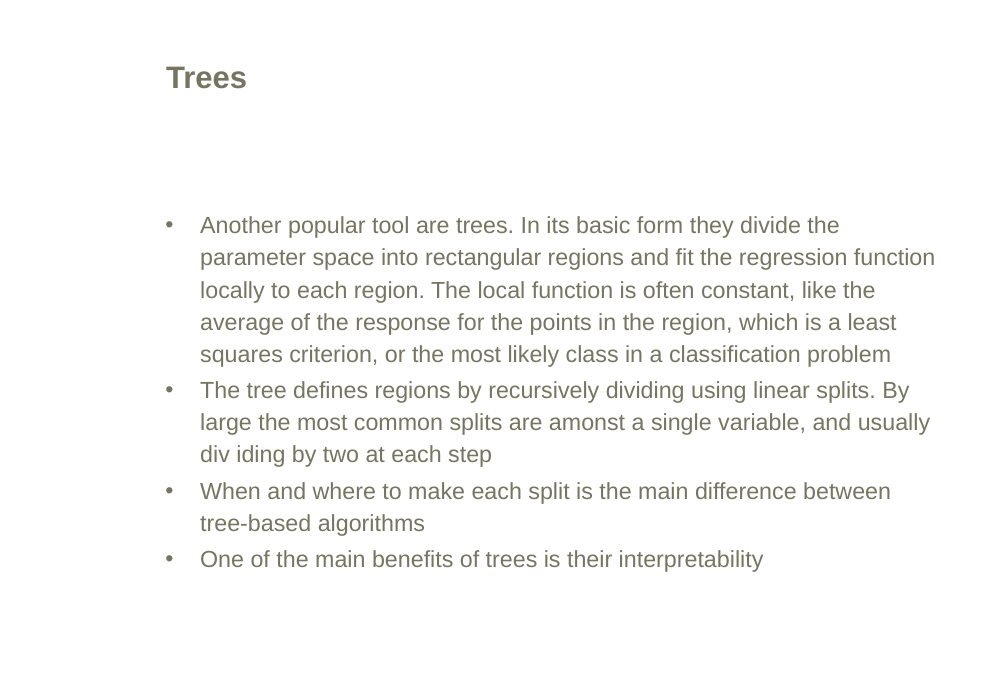
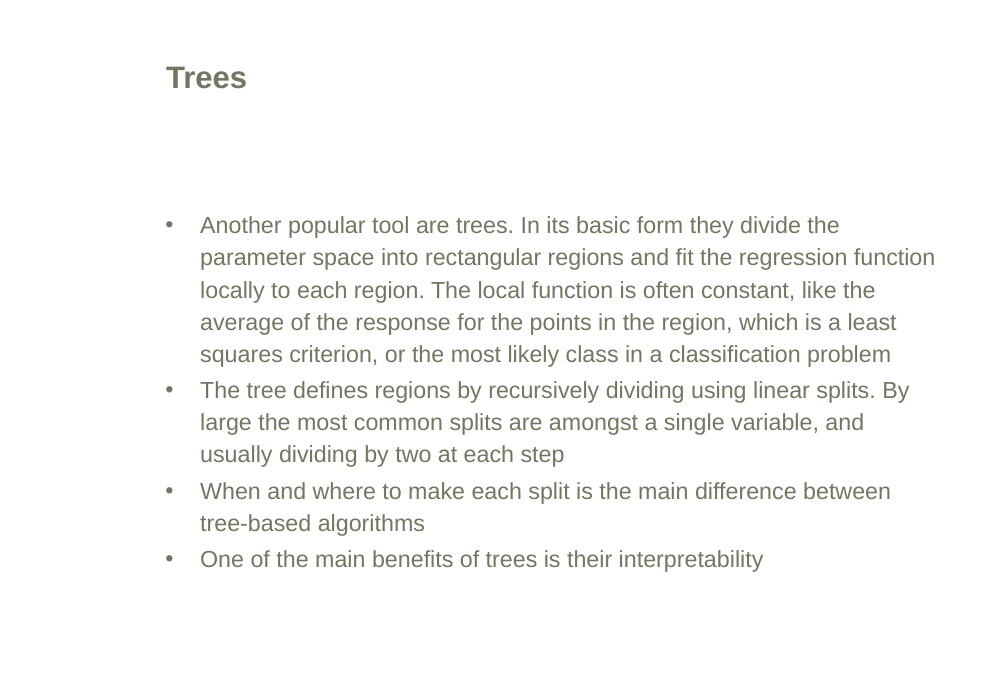
Before and after one commit to mikisvaz/DMPP, a slide deck: slide 31 of Classification/Classification.ppt. Drawn at 1008x698 pixels with LibreOffice and Linux fonts; fonts in the diff are those of the drawing; background and template pictures are left out. Boxes give left, top, right and bottom in pixels: in the first picture for what was removed or moved away, otherwise in the second. Text is boxed around its words. In the diff, an @@ line names an element or a change of style, - is before the commit and + after.

```diff
--- a/Classification/Classification.ppt
+++ b/Classification/Classification.ppt
@@ text at [200,381,909,467]: text changed @@
-• The tree defines regions by recursively dividing using linear splits. By large the most common splits are amonst a single variable, and usually div iding by two at each step
+• The tree defines regions by recursively dividing using linear splits. By large the most common splits are amongst a single variable, and usually dividing by two at each step
```
Also in this commit, not shown: 8 other slides changed, 1 other file.
